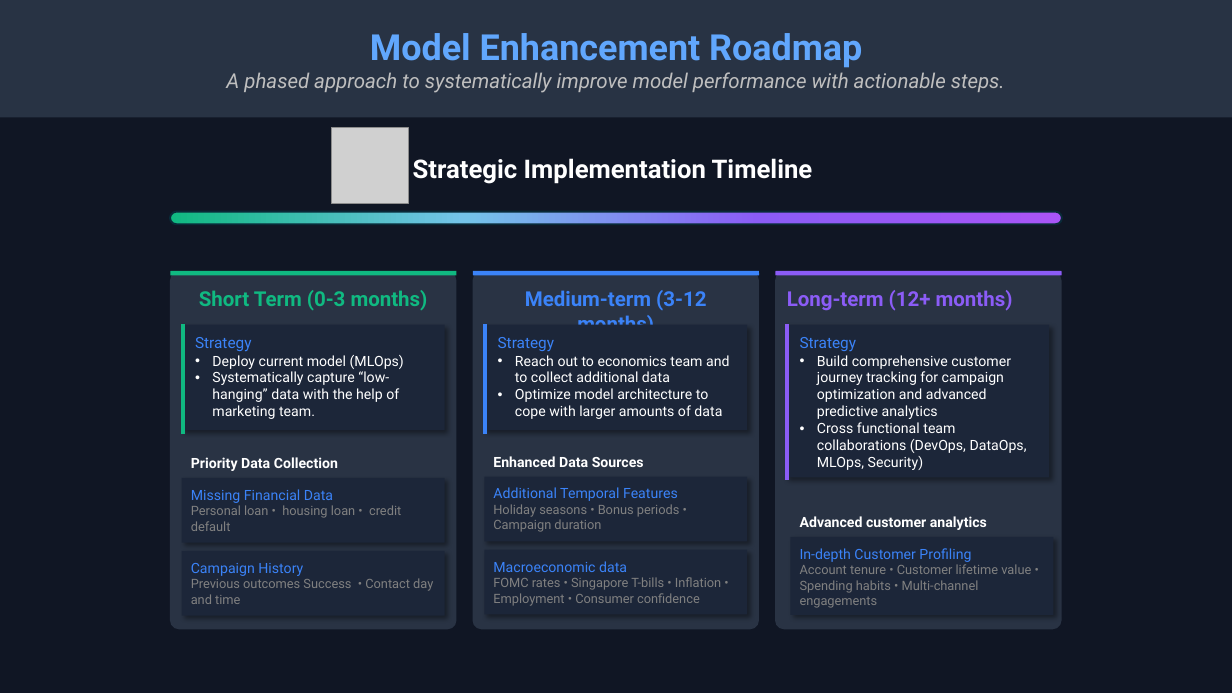
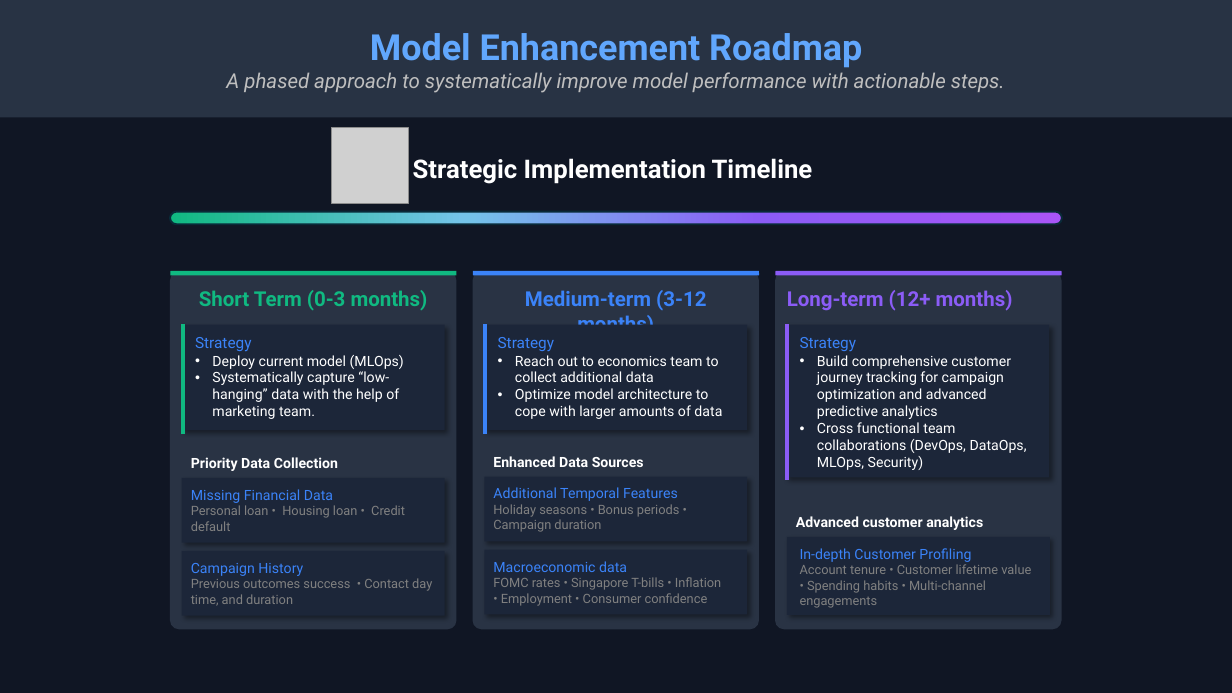
Before and after one commit to KheeErnWong/aiap20-presentation, a slide deck: slide 6 of AIAP20-Presentation.pptm. Drawn at 1232x693 pixels with LibreOffice and Linux fonts; fonts in the diff are those of the drawing; grey boxes stand for pictures. Boxes give left, top, right and bottom in pixels: in the first picture for what was removed or moved away, otherwise in the second. Text is boxed around its words. In the diff, an @@ line names an element or a change of style, - is before the commit and + after.

```diff
--- a/AIAP20-Presentation.pptm
+++ b/AIAP20-Presentation.pptm
@@ text at [515,355,719,382]: text changed @@
-• Reach out to economics team and to collect additional data
+• Reach out to economics team to collect additional data
@@ text at [191,505,405,531]: text changed @@
-Personal loan • housing loan • credit default
+Personal loan • Housing loan • Credit default
@@ text "Advanced customer analytics": place and size @@
-text "Advanced customer analytics" at [800,516,987,530]
+text "Advanced customer analytics" at [796,516,983,530]
@@ rectangle: place and size @@
-rectangle at [791,537,1055,615]
+rectangle at [787,537,1051,615]
@@ text at [800,564,1031,608]: text changed @@
-Account tenure • Customer lifetime value • Spending habits • Multi-channel engagements
+Account tenure • Customer lifetime value
+• Spending habits • Multi-channel engagements
@@ text at [191,578,432,606]: text changed @@
-Previous outcomes Success • Contact day and time
+Previous outcomes success • Contact day time, and duration
@@ text at [493,577,721,606]: text changed @@
-FOMC rates • Singapore T-bills • Inflation • Employment • Consumer confidence
+FOMC rates • Singapore T-bills • Inflation
+• Employment • Consumer confidence
```
Also in this commit, not shown: 5 other slides changed.
